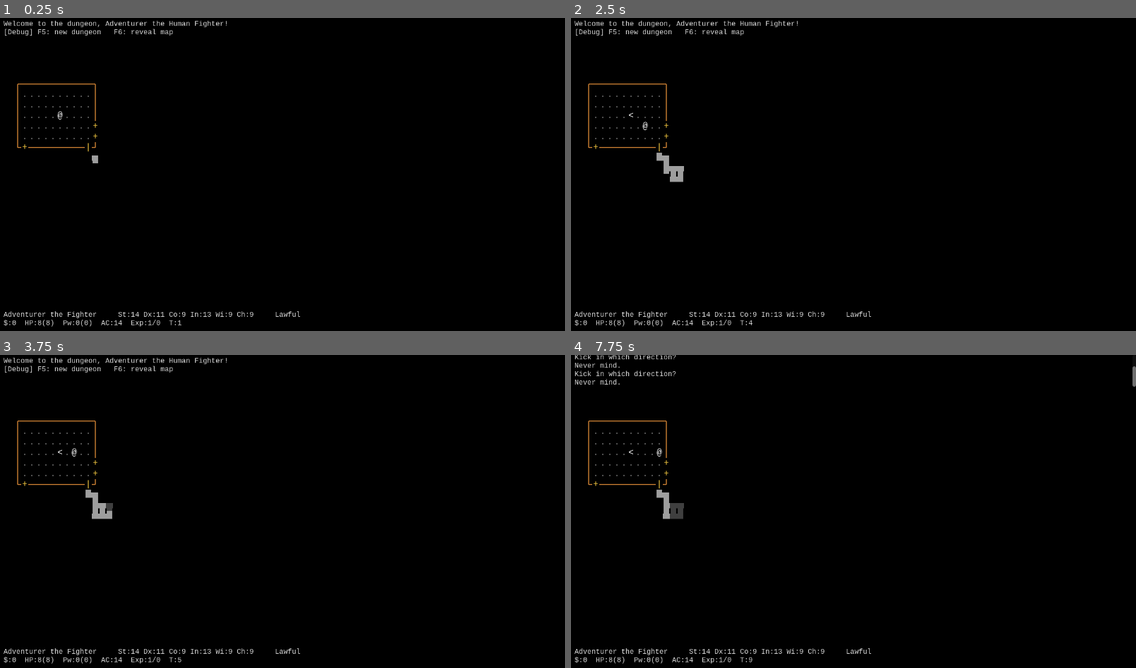
Above: before the commit, frames 1-4 (two rows, left to right).
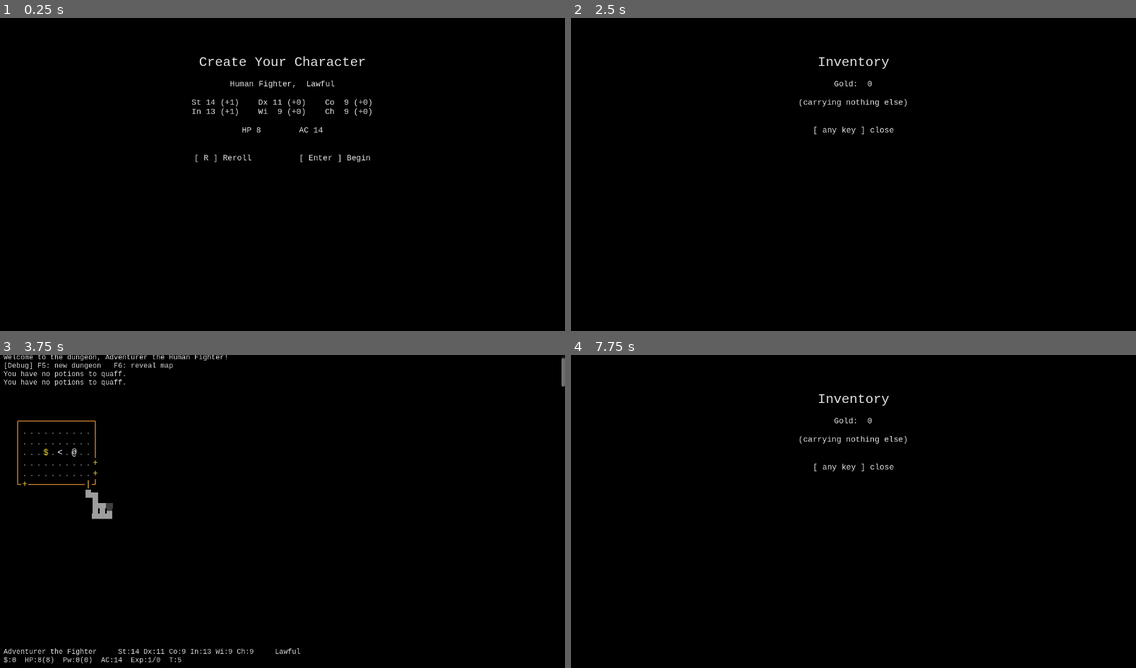
Above: after the commit, the same moments.

Repository: itaiag/basic-crawler
Game: Godot game, scene res://scenes/game.tscn
Same seed, same stepped clock (60 frames per second), same inputs: the game is played once before the commit and once after it.
Inputs:
- Up to frame 1 (0.25 s): no input
- Up to frame 2 (2.5 s): tap Enter at 0.5, 0.6, 2 s; hold Right 0.53-1.28 s; tap Space at 0.77, 1.07, 1.25, 1.52, 1.82 s; tap Keypad Enter at 0.8, 1.35 s; hold Down 1.28-2.03 s; tap R at 1.55, 2.1 s; hold Right from 2.03 s (still down); tap I at 2.3 s
- Up to frame 3 (3.75 s): tap Space at 2.75, 3.02, 3.32 s; release Right at 2.78 s; hold Up 2.78-3.53 s; tap I at 2.85 s; tap Q at 3.05, 3.6 s; tap Enter at 3.5 s; hold A from 3.53 s (still down)
- Up to frame 4 (7.75 s): tap Space at 3.77, 4.07, 4.52, 4.55, 4.82, 5, 5.1, 6.02, 6.32, 6.77, 7.07, 7.52 s; tap K at 3.8, 4.35 s; tap Escape at 4.15 s; release A at 5.03 s; hold Down 5.03-5.78 s; tap Enter at 5.3, 5.85 s; hold Right 5.78-6.53 s; tap Keypad Enter at 6.05, 6.6 s; hold Up 6.53-7.28 s; tap R at 6.8, 7.35 s; hold Right from 7.28 s (still down); tap I at 7.55 s

The runs differ from the first frame. In frame 1, 2.2% of the frame differs, in the area x 0-66%, y 0-99%; in frame 2, 1.9%; in frame 3, 1.2%; in frame 4, 1.9%.

Commit message:
Potions and gold

Diff:
--- a/scripts/dungeon_renderer.gd
+++ b/scripts/dungeon_renderer.gd
@@ -1,6 +1,7 @@
 extends Node2D
 
 var dungeon: DungeonGenerator
+var items: Dictionary = {}
 var visible_cells: Dictionary = {}
 var explored_cells: Dictionary = {}
 var reveal_all := false
@@ -41,6 +42,16 @@
 
 			var tile: int = dungeon.get_tile(x, y)
 			if tile == GameData.Tile.NOTHING:
+				continue
+
+			# Items sit on top of the floor and are remembered once explored.
+			if items.has(pos):
+				var it: Dictionary = items[pos]
+				var icolor: Color = it["color"]
+				if not reveal_all and not visible_cells.has(pos):
+					icolor = icolor.darkened(0.6)
+				draw_string(_font, Vector2(x * cx, y * cy + ascent), it["glyph"],
+					HORIZONTAL_ALIGNMENT_CENTER, float(cx), fs, icolor)
 				continue
 
 			var color := GameData.get_tile_color(tile)
--- a/scripts/game.gd
+++ b/scripts/game.gd
@@ -12,6 +12,15 @@
 var _monster_at: Dictionary = {}
 var _last_visible: Dictionary = {}
 var _player_alive := true
+var _items_at: Dictionary = {}
+var _creating := false
+var _inventory_open := false
+var _awaiting_quaff := false
+var _quaff_options: Array[int] = []
+var _create_bg: ColorRect
+var _create_label: RichTextLabel
+var _inv_bg: ColorRect
+var _inv_label: RichTextLabel
 
 @onready var _renderer: Node2D = $DungeonRenderer
 @onready var _player: Node2D = $Player
@@ -23,21 +32,20 @@
 func _ready() -> void:
 	_dungeon.generate(GameData.MAP_W, GameData.MAP_H)
 	_renderer.dungeon = _dungeon
+	_renderer.items = _items_at
 
 	_setup_camera()
 	_setup_ui()
-
-	_player.roll_new_character()
+	_setup_overlays()
 
 	var start := _dungeon.get_start_pos()
 	_player.grid_pos = start
 	_player.position = GameData.grid_to_world(start)
 
 	_spawn_monsters()
+	_spawn_items()
 	_update_fov()
-	_add_message("Welcome to the dungeon, Adventurer the Human Fighter!")
-	_add_message("[Debug] F5: new dungeon   F6: reveal map")
-	_update_status()
+	_enter_creation()
 
 
 func _setup_camera() -> void:
@@ -81,6 +89,173 @@
 	_status.add_theme_font_size_override("normal_font_size", 16)
 
 
+func _setup_overlays() -> void:
+	_create_bg = _new_overlay()
+	_create_label = _create_bg.get_child(0) as RichTextLabel
+	_inv_bg = _new_overlay()
+	_inv_label = _inv_bg.get_child(0) as RichTextLabel
+
+
+func _new_overlay() -> ColorRect:
+	var font := preload("res://resources/mono_font.tres")
+	var vp := get_viewport().get_visible_rect().size
+
+	var bg := ColorRect.new()
+	bg.color = Color.BLACK
+	bg.position = Vector2.ZERO
+	bg.size = vp
+	bg.mouse_filter = Control.MOUSE_FILTER_IGNORE
+	bg.visible = false
+	$UI.add_child(bg)
+
+	var label := RichTextLabel.new()
+	label.bbcode_enabled = true
+	label.scroll_active = false
+	label.position = Vector2.ZERO
+	label.size = vp
+	label.mouse_filter = Control.MOUSE_FILTER_IGNORE
+	label.add_theme_font_override("normal_font", font)
+	label.add_theme_font_override("bold_font", font)
+	label.add_theme_font_size_override("normal_font_size", 18)
+	label.add_theme_color_override("default_color", Color(0.9, 0.9, 0.9))
+	bg.add_child(label)
+	return bg
+
+
+func _enter_creation() -> void:
+	_creating = true
+	_player.roll_new_character()
+	_update_create_label()
+	_update_status()
+	_create_bg.visible = true
+
+
+func _begin_play() -> void:
+	_creating = false
+	_create_bg.visible = false
+	_add_message("Welcome to the dungeon, Adventurer the Human Fighter!")
+	_add_message("[Debug] F5: new dungeon   F6: reveal map")
+	_update_status()
+
+
+func _handle_create_input(event: InputEvent) -> void:
+	if event.keycode == KEY_ENTER or event.keycode == KEY_KP_ENTER:
+		_begin_play()
+	elif event.keycode == KEY_R or event.keycode == KEY_SPACE:
+		_player.roll_new_character()
+		_update_create_label()
+		_update_status()
+
+
+func _update_create_label() -> void:
+	var st: int = _player.strength
+	var dx: int = _player.dexterity
+	var co: int = _player.constitution
+	var intel: int = _player.intelligence
+	var wi: int = _player.wisdom
+	var cha: int = _player.charisma
+	var hp: int = _player.max_hp
+	var ac: int = _player.armor_class()
+
+	var t := "\n\n\n\n[center][font_size=30][b]Create Your Character[/b][/font_size]\n\n"
+	t += "Human Fighter,  Lawful\n\n"
+	t += "St %2d (%+d)    Dx %2d (%+d)    Co %2d (%+d)\n" % [
+		st, GameData.ability_mod(st), dx, GameData.ability_mod(dx),
+		co, GameData.ability_mod(co)]
+	t += "In %2d (%+d)    Wi %2d (%+d)    Ch %2d (%+d)\n\n" % [
+		intel, GameData.ability_mod(intel), wi, GameData.ability_mod(wi),
+		cha, GameData.ability_mod(cha)]
+	t += "HP %d        AC %d\n\n\n" % [hp, ac]
+	t += "[ R ] Reroll          [ Enter ] Begin[/center]"
+	_create_label.text = t
+
+
+func _open_inventory() -> void:
+	_inventory_open = true
+	_update_inv_label()
+	_inv_bg.visible = true
+
+
+func _update_inv_label() -> void:
+	var gold: int = _player.gold
+	var inv: Array = _player.inventory
+	var t := "\n\n\n\n[center][font_size=30][b]Inventory[/b][/font_size]\n\n"
+	t += "Gold:  %d\n\n" % gold
+	if inv.is_empty():
+		t += "(carrying nothing else)\n"
+	else:
+		var counts := {}
+		for k in inv:
+			counts[k] = int(counts.get(k, 0)) + 1
+		var idx := 0
+		for k in counts.keys():
+			var kind: int = k
+			var c: int = counts[k]
+			var iname: String = GameData.ITEMS[kind]["name"]
+			if c != 1:
+				iname += "s"
+			t += "%s)  %d  %s\n" % [char(97 + idx), c, iname]
+			idx += 1
+	t += "\n\n[ any key ] close[/center]"
+	_inv_label.text = t
+
+
+func _try_quaff() -> void:
+	# Build a menu of the distinct potions carried; non-potions are excluded.
+	_quaff_options.clear()
+	var seen := {}
+	for k in _player.inventory:
+		var kind: int = k
+		if GameData.is_potion(kind) and not seen.has(kind):
+			seen[kind] = true
+			_quaff_options.append(kind)
+
+	if _quaff_options.is_empty():
+		_add_message("You have no potions to quaff.")
+		return
+
+	var prompt := "Quaff which potion?  "
+	for i in range(_quaff_options.size()):
+		var kind: int = _quaff_options[i]
+		prompt += "[%s] %s" % [char(97 + i), GameData.ITEMS[kind]["name"]]
+		var c := _count_item(kind)
+		if c > 1:
+			prompt += " (%d)" % c
+		prompt += "   "
+	prompt += "[Esc] cancel"
+	_add_message(prompt)
+	_awaiting_quaff = true
+
+
+func _handle_quaff_input(event: InputEvent) -> void:
+	_awaiting_quaff = false
+	if event.keycode == KEY_ESCAPE:
+		_add_message("Never mind.")
+		return
+	var idx: int = event.keycode - KEY_A
+	if idx >= 0 and idx < _quaff_options.size():
+		var kind: int = _quaff_options[idx]
+		_run_round(_do_quaff_action.bind(kind))
+	else:
+		_add_message("Never mind.")
+
+
+func _count_item(kind: int) -> int:
+	var c := 0
+	for k in _player.inventory:
+		if int(k) == kind:
+			c += 1
+	return c
+
+
+func _do_quaff_action(kind: int) -> void:
+	var data: Dictionary = GameData.ITEMS[kind]
+	_player.remove_item(kind)
+	var amount := GameData.roll(int(data["heal_n"]), int(data["heal_d"])) + int(data["heal_bonus"])
+	_player.heal(amount)
+	_add_message("You quaff the %s.  You feel better!  (+%d HP)" % [data["name"], amount])
+
+
 func _unhandled_input(event: InputEvent) -> void:
 	if not (event is InputEventKey and event.pressed):
 		return
@@ -94,6 +269,17 @@
 		get_viewport().set_input_as_handled()
 		return
 
+	if _creating:
+		_handle_create_input(event)
+		get_viewport().set_input_as_handled()
+		return
+
+	if _inventory_open:
+		_inventory_open = false
+		_inv_bg.visible = false
+		get_viewport().set_input_as_handled()
+		return
+
 	if not _player_alive:
 		return
 
@@ -102,12 +288,27 @@
 
 	if _awaiting_kick:
 		_handle_kick_input(event)
+		get_viewport().set_input_as_handled()
+		return
+
+	if _awaiting_quaff:
+		_handle_quaff_input(event)
 		get_viewport().set_input_as_handled()
 		return
 
 	if event.keycode == KEY_K:
 		_awaiting_kick = true
 		_add_message("Kick in which direction?")
+		get_viewport().set_input_as_handled()
+		return
+
+	if event.keycode == KEY_I:
+		_open_inventory()
+		get_viewport().set_input_as_handled()
+		return
+
+	if event.keycode == KEY_Q:
+		_try_quaff()
 		get_viewport().set_input_as_handled()
 		return
 
@@ -177,6 +378,8 @@
 
 	if GameData.is_passable(tile):
 		_player.move_to(target)
+		if _items_at.has(target):
+			_pickup_item(target)
 		if tile == GameData.Tile.STAIRS_DOWN:
 			_add_message("There is a staircase down here.")
 		elif tile == GameData.Tile.STAIRS_UP:
@@ -266,14 +469,14 @@
 	_renderer.visible_cells.clear()
 	_renderer.explored_cells.clear()
 	_awaiting_kick = false
+	_awaiting_quaff = false
 	_turn = 1
 	_player_alive = true
-	_player.roll_new_character()
 	_player.place_at(_dungeon.get_start_pos())
 	_spawn_monsters()
+	_spawn_items()
 	_update_fov()
-	_add_message("[Debug] Generated a new dungeon.")
-	_update_status()
+	_enter_creation()
 
 
 func _toggle_reveal() -> void:
@@ -321,6 +524,53 @@
 		m.queue_free()
 	_monsters.clear()
 	_monster_at.clear()
+
+
+func _spawn_items() -> void:
+	_items_at.clear()
+	for ri in range(_dungeon.rooms.size()):
+		var room: Rect2i = _dungeon.rooms[ri]
+		if randf() < 0.5:
+			_place_item(room, _gold_item())
+		if randf() < 0.35:
+			_place_item(room, _potion_item())
+	_renderer.queue_redraw()
+
+
+func _place_item(room: Rect2i, item: Dictionary) -> void:
+	for _t in range(10):
+		var x := randi_range(room.position.x, room.end.x - 1)
+		var y := randi_range(room.position.y, room.end.y - 1)
+		var cell := Vector2i(x, y)
+		if _dungeon.get_tile(x, y) != GameData.Tile.FLOOR:
+			continue
+		if _items_at.has(cell) or _monster_at.has(cell):
+			continue
+		_items_at[cell] = item
+		return
+
+
+func _gold_item() -> Dictionary:
+	return {"glyph": "$", "color": GameData.COLOR_GOLD, "gold": randi_range(2, 30)}
+
+
+func _potion_item() -> Dictionary:
+	var data: Dictionary = GameData.ITEMS[GameData.ItemKind.HEALING_POTION]
+	return {"glyph": "!", "color": data["color"], "item": GameData.ItemKind.HEALING_POTION}
+
+
+func _pickup_item(cell: Vector2i) -> void:
+	var it: Dictionary = _items_at[cell]
+	_items_at.erase(cell)
+	if it.has("gold"):
+		var amount: int = it["gold"]
+		_player.add_gold(amount)
+		_add_message("You pick up %d gold piece%s." % [amount, "" if amount == 1 else "s"])
+	else:
+		var kind: int = it["item"]
+		_player.add_item(kind)
+		_add_message("You pick up a %s." % GameData.ITEMS[kind]["name"])
+	_renderer.queue_redraw()
 
 
 func _refresh_monster_visibility() -> void:
@@ -461,8 +711,9 @@
 	var ac: int = _player.armor_class()
 	var lvl: int = _player.level
 	var xp: int = _player.xp
+	var gold: int = _player.gold
 	_status.clear()
 	_status.append_text("Adventurer the Fighter     St:%d Dx:%d Co:%d In:%d Wi:%d Ch:%d     Lawful\n" %
 		[st, dx, co, intel, wi, cha])
-	_status.append_text("$:0  HP:%d(%d)  Pw:0(0)  AC:%d  Exp:%d/%d  T:%d" %
-		[maxi(0, hp), max_hp, ac, lvl, xp, _turn])
+	_status.append_text("$:%d  HP:%d(%d)  Pw:0(0)  AC:%d  Exp:%d/%d  T:%d" %
+		[gold, maxi(0, hp), max_hp, ac, lvl, xp, _turn])
--- a/scripts/game_data.gd
+++ b/scripts/game_data.gd
@@ -39,6 +39,18 @@
 	{"name": "goblin", "glyph": "G", "color": Color(0.60, 0.72, 0.25),
 		"hp": 6, "ac": 13, "atk": 1, "dmg_n": 1, "dmg_d": 6, "xp": 12},
 ]
+
+const COLOR_GOLD := Color(0.95, 0.85, 0.20)
+
+enum ItemKind { HEALING_POTION }
+
+const ITEMS := [
+	{"name": "healing potion", "glyph": "!", "color": Color(0.50, 0.85, 0.95),
+		"category": "potion", "heal_n": 1, "heal_d": 8, "heal_bonus": 2},
+]
+
+static func is_potion(kind: int) -> bool:
+	return ITEMS[kind].get("category", "") == "potion"
 
 static func get_tile_char(tile: int) -> String:
 	match tile:
--- a/scripts/player.gd
+++ b/scripts/player.gd
@@ -16,6 +16,8 @@
 var max_hp := 8
 var xp := 0
 var level := 1
+var gold := 0
+var inventory: Array = []
 
 # Fixed starting kit until the items stage: longsword (1d8), leather + shield.
 var dmg_n := 1
@@ -80,6 +82,8 @@
 	charisma = GameData.roll_ability()
 	level = 1
 	xp = 0
+	gold = 0
+	inventory.clear()
 	max_hp = maxi(1, HIT_DIE + con_mod())
 	hp = max_hp
 
@@ -115,3 +119,23 @@
 
 func gain_level_hp() -> int:
 	return maxi(1, GameData.roll(1, HIT_DIE) + con_mod())
+
+
+func add_gold(amount: int) -> void:
+	gold += amount
+
+
+func add_item(kind: int) -> void:
+	inventory.append(kind)
+
+
+func remove_item(kind: int) -> void:
+	inventory.erase(kind)
+
+
+func has_item(kind: int) -> bool:
+	return inventory.has(kind)
+
+
+func heal(amount: int) -> void:
+	hp = mini(max_hp, hp + amount)
Not shown, changed: CLAUDE.md
